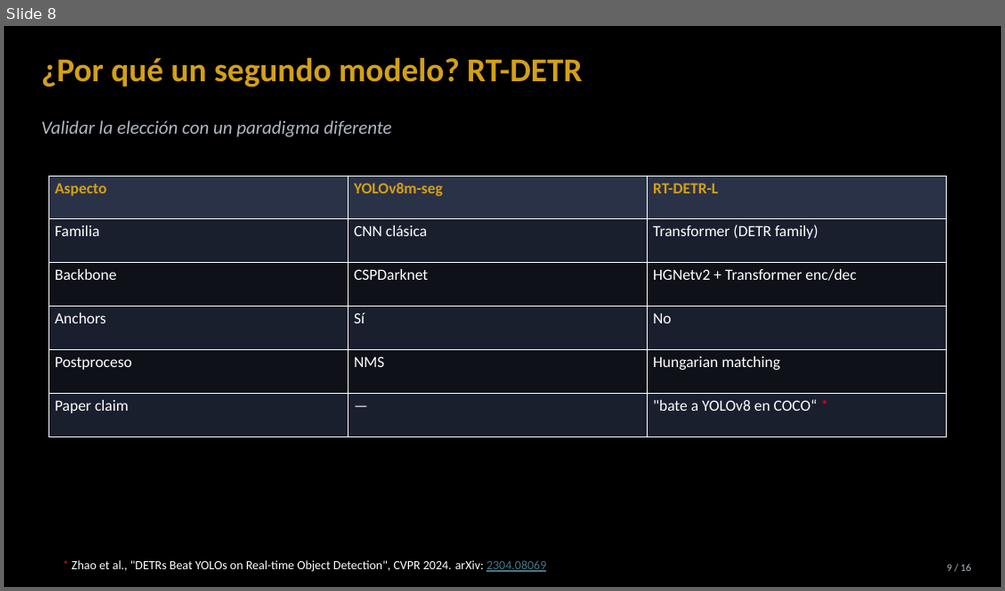
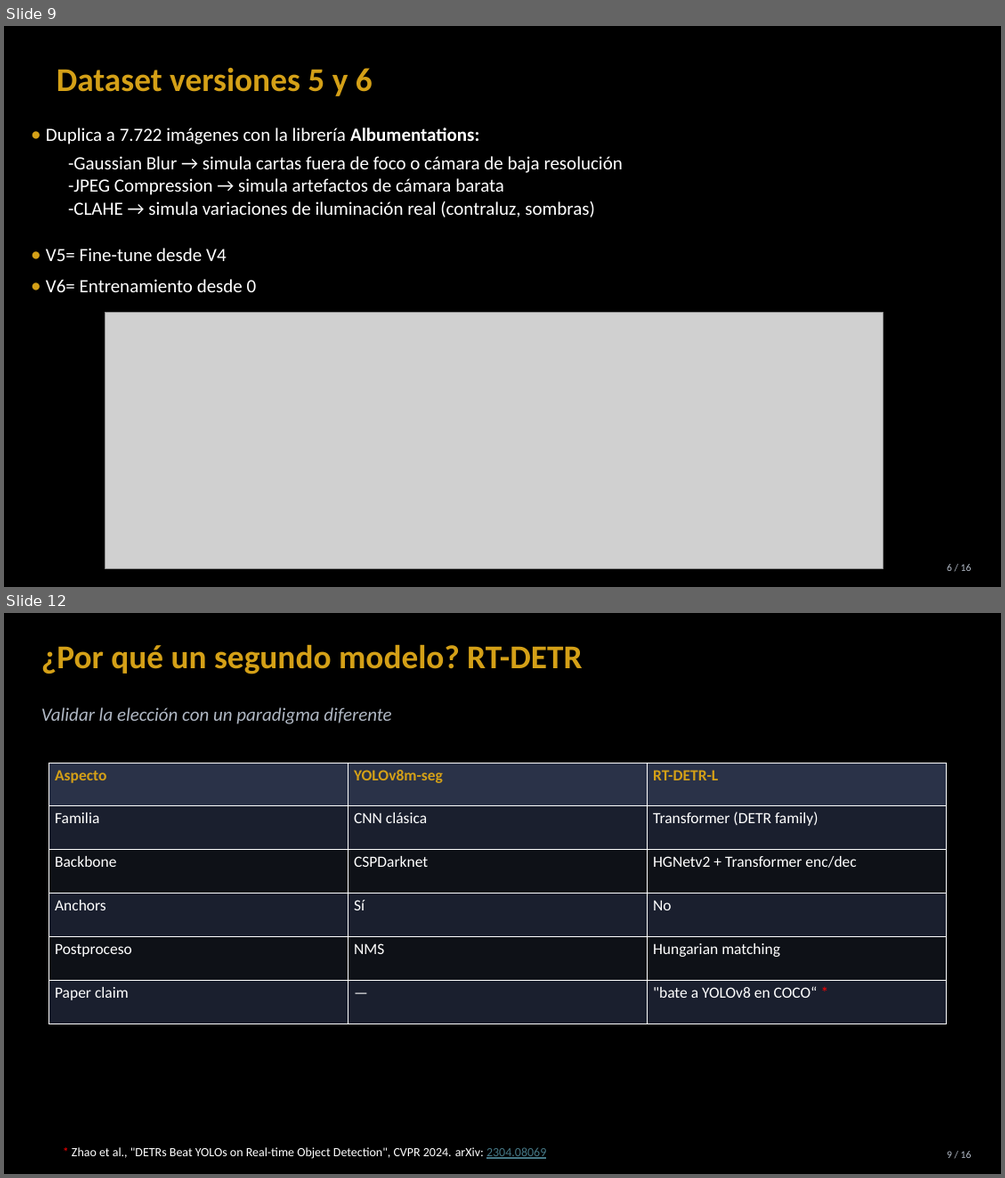
Before and after one commit to davidmoreda/blackjack-VAI, a slide deck: docs/presentation_assets/BlackjackVAI_presentacion.pptx. Shown one above the other, each under a label of ours: slide 8 before the commit, slides 9 and 12 after it; the slides between them are not shown. The pictures are 1005x591 and 1005x1178 pixels, drawn with LibreOffice and Linux fonts; fonts in the diff are those of the drawing; grey boxes stand for pictures. Boxes give left, top, right and bottom in pixels: in the first picture for what was removed or moved away, otherwise in the second. Text is boxed around its words. In the diff, an @@ line names an element or a change of style, - is before the commit and + after.

```diff
--- a/docs/presentation_assets/BlackjackVAI_presentacion.pptx
+++ b/docs/presentation_assets/BlackjackVAI_presentacion.pptx
@@ slide 9 added at [4, 26, 1001, 587], background #000000 @@
@@ text added at [57, 68, 372, 96], 32 pt, text #D4A017, bold @@
+Dataset versiones 5 y 6
@@ text added at [46, 127, 623, 292], 18 pt, text #FFFFFF @@
+• Duplica a 7.722 imágenes con la librería Albumentations:
+  -Gaussian Blur → simula cartas fuera de foco o cámara de baja resolución
+  -JPEG Compression → simula artefactos de cámara barata
+  -CLAHE → simula variaciones de iluminación real (contraluz, sombras)
+• V5= Fine-tune desde V4
+• V6= Entrenamiento desde 0
@@ picture added at [105, 313, 883, 568] @@
@@ text added at [947, 564, 971, 571], 10 pt, text #B0B8C4 @@
+6 / 16
@@ what was slide 8 is now slide 12 @@
```
Also in this commit, not shown: 6 slides changed, 8 other slides added, 5 slides removed, 1 other file.
